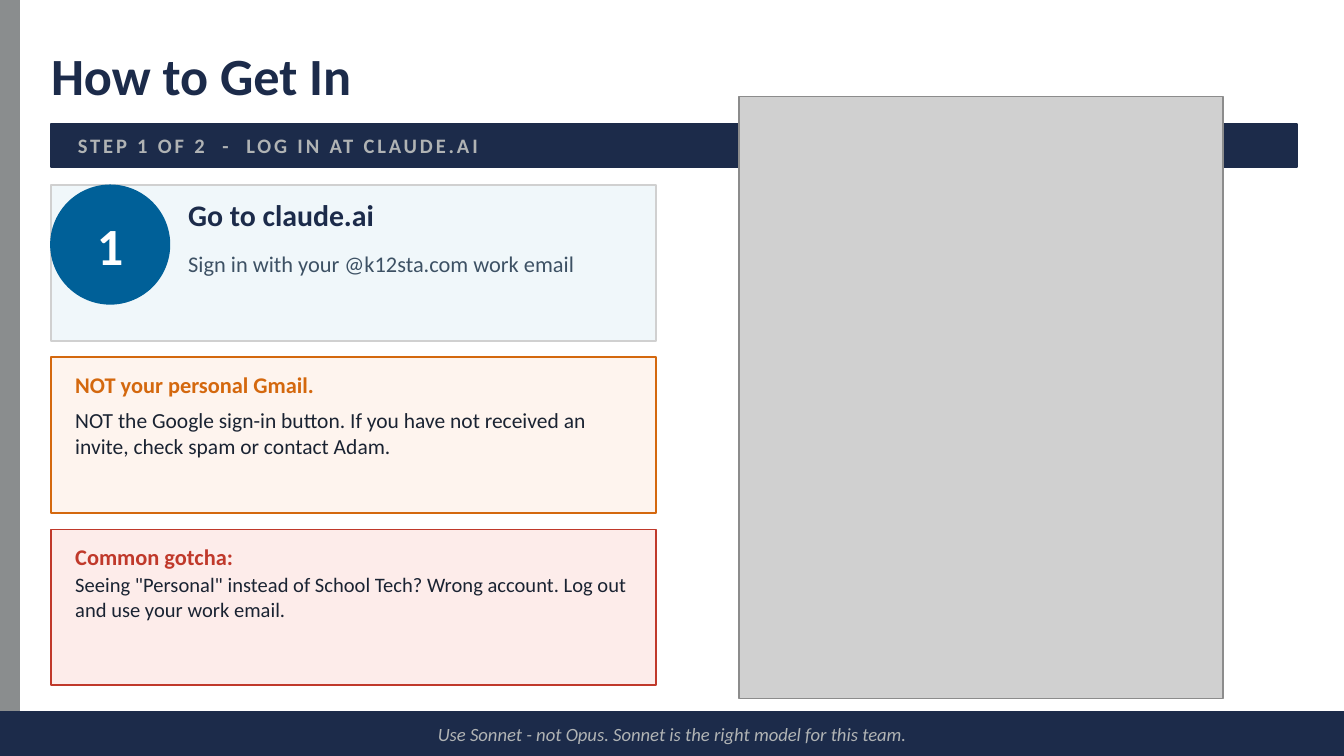
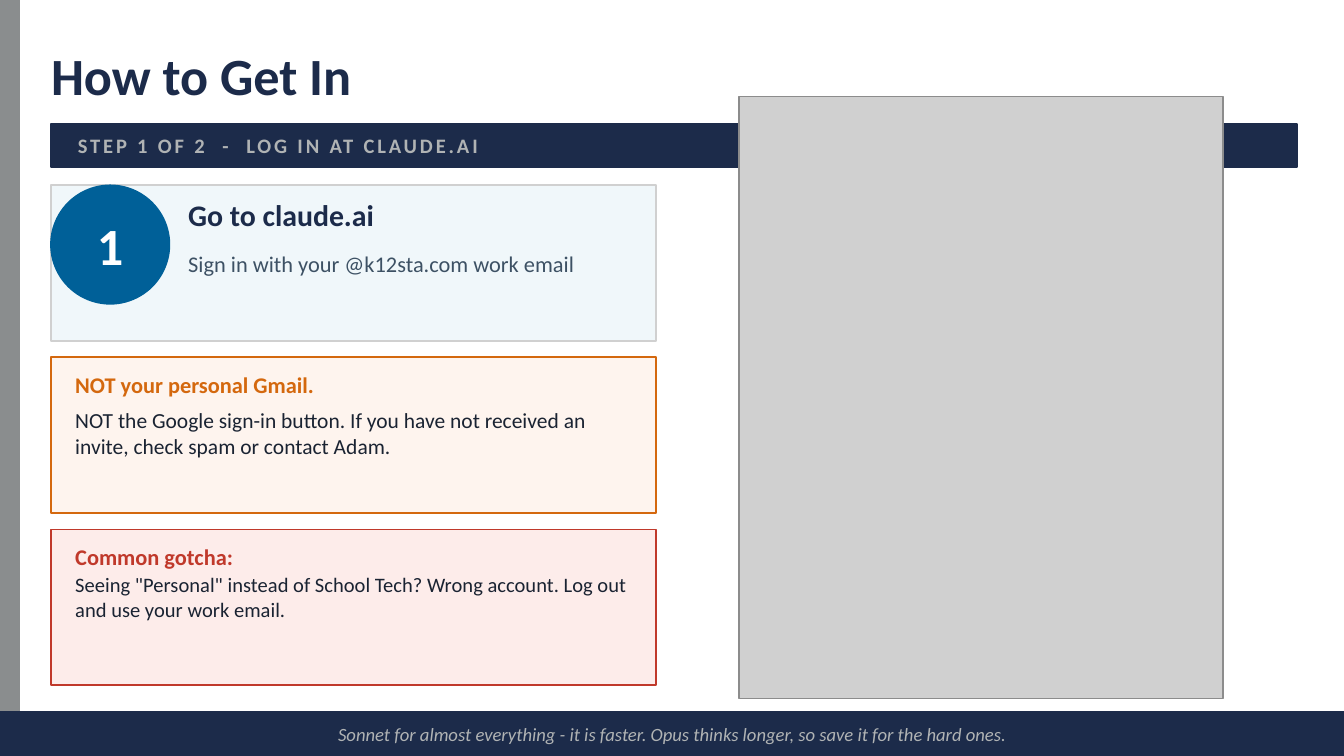
Before and after one commit to abaker421/sta-training-hub, a slide deck: slide 4 of dist/files/ai-tools-getting-started.pptx. Drawn at 1344x756 pixels with LibreOffice and Linux fonts; fonts in the diff are those of the drawing; grey boxes stand for pictures. Boxes give left, top, right and bottom in pixels: in the first picture for what was removed or moved away, otherwise in the second. Text is boxed around its words. In the diff, an @@ line names an element or a change of style, - is before the commit and + after.

```diff
--- a/dist/files/ai-tools-getting-started.pptx
+++ b/dist/files/ai-tools-getting-started.pptx
@@ text at (x1=338, y1=728, x2=1006, y2=744): text changed @@
-Use Sonnet - not Opus. Sonnet is the right model for this team.
+Sonnet for almost everything - it is faster. Opus thinks longer, so save it for the hard ones.
```
Also in this commit, not shown: 3 other slides changed, 3 other files.
